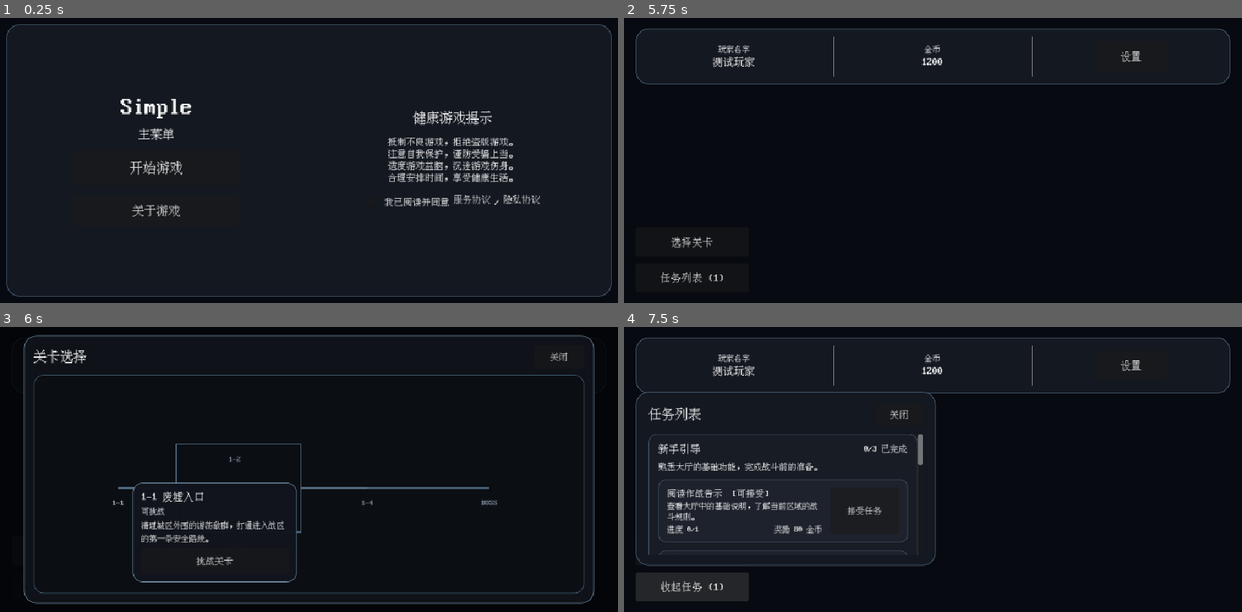
Above: before the commit, frames 1-4 (two rows, left to right).
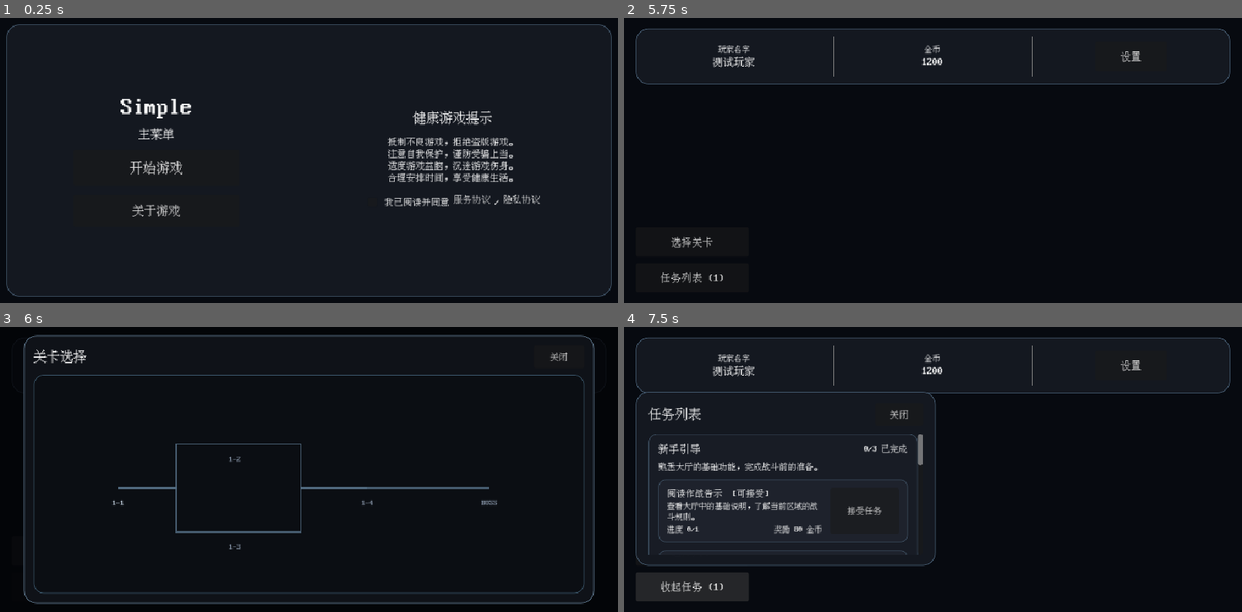
Above: after the commit, the same moments.

Repository: xunx-ii/Simple
Game: Godot game, scene res://scenes/main_menu.tscn
The game is run twice, just before and just after one commit, with the same random seed, the same clock (stepped at 60 frames per second) and the same inputs.
Inputs (mouse positions are in pixels of both pictures, inside the frame that each line leads up to):
- Up to frame 1 (0.25 s): no input
- Up to frame 2 (5.75 s): click "开始游戏" at 0.5 s; click "开始游戏" at 1.25 s; click "关于游戏" at 2 s; click (994, 203) at 2.75 s; click "是" at 3.5 s; click "设置" at 4.25 s; click "关闭" at 5 s
- Up to frame 3 (6 s): click "选择关卡" at 5.75 s
- Up to frame 4 (7.5 s): click "关闭" at 6.5 s; click "任务列表 (1)" at 7.25 s

Frames 1-2 are identical in both runs. In frame 3, 1.7% of the frame differs, in the area x 21-48%, y 54-90%; in frame 4, less than 0.1%.

Commit message:
调整关卡介绍为点击后显示

Diff:
--- a/scripts/ui/level_selection_dialog.gd
+++ b/scripts/ui/level_selection_dialog.gd
@@ -51,6 +51,9 @@
 
 
 func close_dialog() -> void:
+	selected_level_id = ""
+	if detail_popup != null:
+		detail_popup.visible = false
 	visible = false
 
 
@@ -248,9 +251,7 @@
 
 func _refresh_level_data() -> void:
 	level_snapshots = LevelProgressStateScript.get_level_snapshots()
-	selected_level_id = LevelProgressStateScript.get_selected_level_id()
-	if selected_level_id.is_empty():
-		selected_level_id = LevelProgressStateScript.get_first_unlocked_level_id()
+	selected_level_id = ""
 
 	_refresh_level_widgets()
 	_update_tree_layout()
